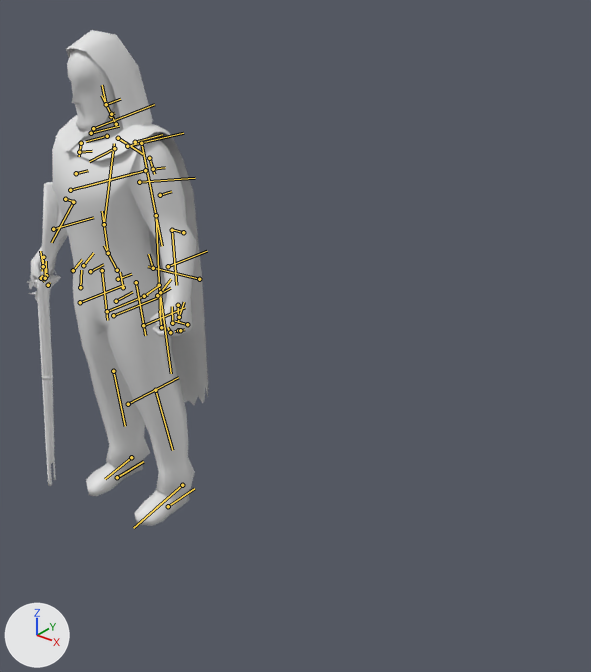
What one commit did to the glTF model samples/frostbound-realms/Assets/Models/RealRifleman.glb.
Rendered twice from a camera (50 mm lens) standing at (3.7, -2.94, 3.43) and looking at (0.73, 0.77, 1.13). Arrows for +X, +Y and +Z are at lower left; the lights stay in place. The older version comes first. The bones that change, and the others that lie on the model, are drawn over the model as lines.

Names of what the first picture shows: 'RealRifleman'.
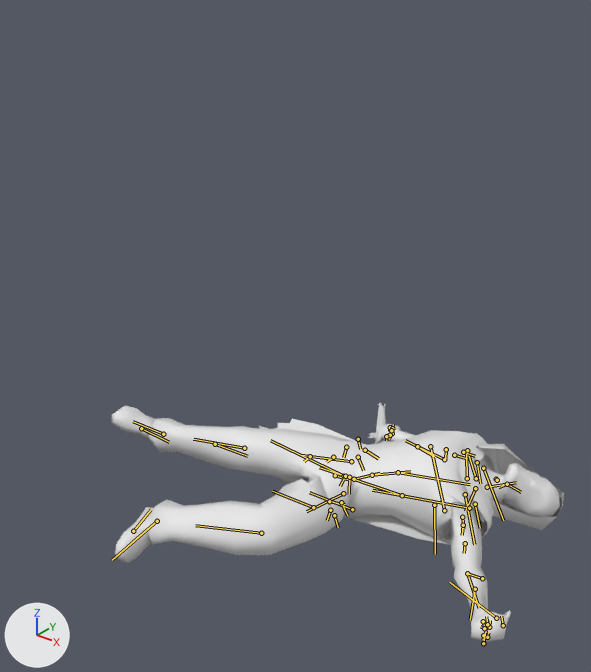
The newer file adds an action. The first version stands in its rest pose; the second is drawn at frame 25 of the action 'Death'.

What differs and where, as boxes [x1, y1, x2, y2] in the pictures (591 x 672 px):
'RealRifleman', posed (149% wider, 52% shorter): before [27, 30, 208, 526]; after [112, 402, 564, 642]
bone 'hip', root to tip: before (123, 287) to (120, 272); after (335, 475) to (350, 480)
bone 'spine', root to tip: before (117, 270) to (104, 245); after (354, 479) to (380, 473)
bone 'spine1', root to tip: before (108, 253) to (102, 211); after (372, 475) to (410, 471)
bone 'arm_L', root to tip: before (149, 158) to (154, 174); after (462, 517) to (463, 528)
bone 'hand_L', root to tip: before (178, 305) to (178, 322); after (483, 621) to (486, 632)
bone 'neck', root to tip: before (116, 124) to (101, 95); after (487, 487) to (516, 482)
bone 'head', root to tip: before (106, 104) to (102, 85); after (507, 484) to (521, 492)
bone 'shoulder_R', root to tip: before (107, 136) to (86, 141); after (476, 478) to (469, 456)
bone 'arm_R', root to tip: before (81, 143) to (79, 156); after (467, 450) to (462, 452)
bone 'forearm_R', root to tip: before (73, 202) to (51, 242); after (444, 459) to (405, 440)
bone 'hand_R', root to tip: before (43, 257) to (42, 271); after (392, 433) to (390, 429)
bone 'cape1', root to tip: before (141, 143) to (162, 246); after (469, 508) to (372, 490)
bone 'cape2', root to tip: before (156, 215) to (160, 315); after (402, 495) to (319, 467)
bone 'cape3', root to tip: before (159, 285) to (171, 373); after (344, 476) to (270, 440)
bone 'thigh_L', root to tip: before (136, 282) to (145, 335); after (343, 493) to (306, 511)
bone 'leg_L', root to tip: before (155, 390) to (172, 450); after (261, 533) to (195, 525)
bone 'thigh_R', root to tip: before (102, 270) to (107, 320); after (351, 461) to (300, 455)
bone 'leg_R', root to tip: before (113, 371) to (125, 426); after (244, 448) to (193, 439)
bone 'foot_R', root to tip: before (131, 457) to (105, 479); after (163, 434) to (133, 421)

The change, as a list of edits to the scene's bpy script:
```text
Change bone_hip:
    where bone_hip = bpy.data.objects['RealRiflemanRig'].pose.bones['hip']
    bone_hip.location: (0.0, 0.0, 0.0) -> (1.57, -2.04, -0.83)
    bone_hip.rotation_quaternion: (1.0, 0.0, 0.0, 0.0) -> (0.512, -0.674, -0.314, -0.431)  # degrees (0, 0, 0) -> degrees (-104, -64, -2)
Change bone_spine:
    where bone_spine = bpy.data.objects['RealRiflemanRig'].pose.bones['spine']  # child of 'hip'
    bone_spine.rotation_quaternion: (1.0, 0.0, 0.0, 0.0) -> (0.982, 0.191, -0.006, 0.008)  # degrees (0, 0, 0) -> degrees (22, -1, 1)
Change bone_spine1:
    where bone_spine1 = bpy.data.objects['RealRiflemanRig'].pose.bones['spine1']  # child of 'spine'
    bone_spine1.rotation_quaternion: (1.0, 0.0, 0.0, 0.0) -> (0.995, 0.1, 0.0, 0.0)  # degrees (0, 0, 0) -> degrees (12, 0, 0)
Change bone_arm_l:
    where bone_arm_l = bpy.data.objects['RealRiflemanRig'].pose.bones['arm_L']  # child of 'shoulder_L'
    bone_arm_l.rotation_quaternion: (1.0, 0.0, 0.0, 0.0) -> (0.786, -0.012, -0.118, -0.607)  # degrees (0, 0, 0) -> degrees (7, -11, -76)
Change bone_hand_l:
    where bone_hand_l = bpy.data.objects['RealRiflemanRig'].pose.bones['hand_L']  # child of 'forearm_L'
    bone_hand_l.rotation_quaternion: (1.0, 0.0, 0.0, 0.0) -> (0.685, -0.187, -0.703, 0.035)  # degrees (0, 0, 0) -> degrees (-101, -72, 89)
Change bone_neck:
    where bone_neck = bpy.data.objects['RealRiflemanRig'].pose.bones['neck']  # child of 'chest'
    bone_neck.rotation_quaternion: (1.0, 0.0, 0.0, 0.0) -> (0.984, -0.168, -0.056, 0.021)  # degrees (0, 0, 0) -> degrees (-20, -6, 3)
Change bone_head:
    where bone_head = bpy.data.objects['RealRiflemanRig'].pose.bones['head']  # child of 'neck'
    bone_head.rotation_quaternion: (1.0, 0.0, 0.0, 0.0) -> (0.922, -0.261, 0.283, -0.049)  # degrees (0, 0, 0) -> degrees (-36, 30, -16)
Change bone_shoulder_r:
    where bone_shoulder_r = bpy.data.objects['RealRiflemanRig'].pose.bones['shoulder_R']  # child of 'chest'
    bone_shoulder_r.rotation_quaternion: (1.0, 0.0, 0.0, 0.0) -> (0.998, -0.062, 0.018, 0.028)  # degrees (0, 0, 0) -> degrees (-7, 2, 3)
Change bone_arm_r:
    where bone_arm_r = bpy.data.objects['RealRiflemanRig'].pose.bones['arm_R']  # child of 'shoulder_R'
    bone_arm_r.rotation_quaternion: (1.0, 0.0, 0.0, 0.0) -> (0.863, 0.435, -0.251, 0.046)  # degrees (0, 0, 0) -> degrees (56, -28, -9)
Change bone_forearm_r:
    where bone_forearm_r = bpy.data.objects['RealRiflemanRig'].pose.bones['forearm_R']  # child of 'arm_R'
    bone_forearm_r.rotation_quaternion: (1.0, 0.0, 0.0, 0.0) -> (0.911, -0.407, 0.0, -0.06)  # degrees (0, 0, 0) -> degrees (-48, -3, -6)
Change bone_hand_r:
    where bone_hand_r = bpy.data.objects['RealRiflemanRig'].pose.bones['hand_R']  # child of 'forearm_R'
    bone_hand_r.rotation_quaternion: (1.0, 0.0, 0.0, 0.0) -> (0.814, 0.518, -0.192, 0.181)  # degrees (0, 0, 0) -> degrees (63, -30, 6)
Change bone_cape1:
    where bone_cape1 = bpy.data.objects['RealRiflemanRig'].pose.bones['cape1']  # child of 'chest'
    bone_cape1.rotation_quaternion: (1.0, 0.0, 0.0, 0.0) -> (0.985, -0.135, 0.046, 0.094)  # degrees (0, 0, 0) -> degrees (-15, 7, 10)
Change bone_cape2:
    where bone_cape2 = bpy.data.objects['RealRiflemanRig'].pose.bones['cape2']  # child of 'cape1'
    bone_cape2.rotation_quaternion: (1.0, 0.0, 0.0, 0.0) -> (0.993, 0.08, -0.002, 0.083)  # degrees (0, 0, 0) -> degrees (9, -1, 9)
Change bone_cape3:
    where bone_cape3 = bpy.data.objects['RealRiflemanRig'].pose.bones['cape3']  # child of 'cape2'
    bone_cape3.rotation_quaternion: (1.0, 0.0, 0.0, 0.0) -> (0.988, -0.106, 0.107, 0.017)  # degrees (0, 0, 0) -> degrees (-12, 12, 1)
Change bone_thigh_l:
    where bone_thigh_l = bpy.data.objects['RealRiflemanRig'].pose.bones['thigh_L']  # child of 'hip'
    bone_thigh_l.rotation_quaternion: (1.0, 0.0, 0.0, 0.0) -> (0.773, -0.274, -0.463, -0.336)  # degrees (0, 0, 0) -> degrees (-15, -64, -37)
Change bone_leg_l:
    where bone_leg_l = bpy.data.objects['RealRiflemanRig'].pose.bones['leg_L']  # child of 'thigh_L'
    bone_leg_l.rotation_quaternion: (1.0, 0.0, 0.0, 0.0) -> (0.826, 0.554, 0.0, -0.104)  # degrees (0, 0, 0) -> degrees (67, 7, -10)
Change bone_thigh_r:
    where bone_thigh_r = bpy.data.objects['RealRiflemanRig'].pose.bones['thigh_R']  # child of 'hip'
    bone_thigh_r.rotation_quaternion: (1.0, 0.0, 0.0, 0.0) -> (0.933, 0.036, -0.335, -0.13)  # degrees (0, 0, 0) -> degrees (11, -38, -20)
Change bone_leg_r:
    where bone_leg_r = bpy.data.objects['RealRiflemanRig'].pose.bones['leg_R']  # child of 'thigh_R'
    bone_leg_r.rotation_quaternion: (1.0, 0.0, 0.0, 0.0) -> (0.96, 0.274, 0.0, 0.053)  # degrees (0, 0, 0) -> degrees (32, -2, 6)
Change bone_foot_r:
    where bone_foot_r = bpy.data.objects['RealRiflemanRig'].pose.bones['foot_R']  # child of 'leg_R'
    bone_foot_r.rotation_quaternion: (1.0, 0.0, 0.0, 0.0) -> (0.963, 0.236, 0.073, 0.109)  # degrees (0, 0, 0) -> degrees (28, 5, 14)
```
